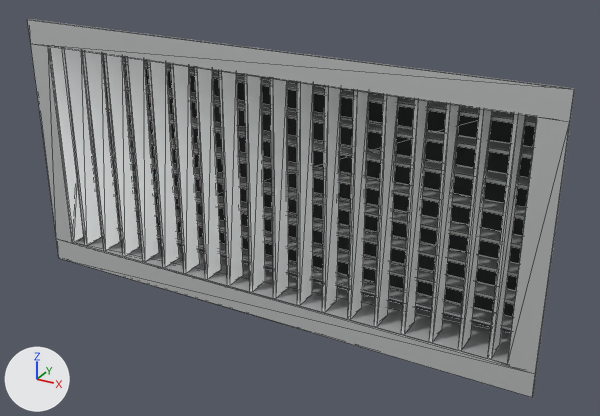
Renders of the glTF model STAIANO-3D/public/models/ecoclima/ebv/ecoclima-ebv-400x200.glb from each side of a commit.
The view is the same before and after, from a 50 mm camera at (0.281, -0.451, 0.221) aimed at (0.02, 0.024, -0.016). Every picture has the same lights, and +X, +Y and +Z are marked at lower left. The picture after the commit comes second. Mesh edges are drawn as thin lines.
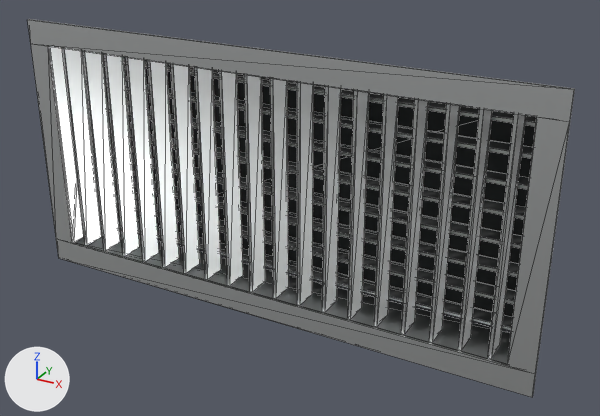
Pixel boxes (x1, y1, x2, y2) of what changed, in the pictures (600 x 416 px):
'Profile_cornice.004', surface changed
    both: (28, 19, 575, 122)
'Profile_cornice.005', surface changed
    both: (56, 239, 536, 397)
'Profile_cornice.007', surface changed
    both: (507, 117, 570, 374)
'Profile_ritorno.005', surface changed
    both: (74, 230, 511, 364)
'Profile_aletta_verticale.024', surface changed (lighter)
    both: (83, 51, 120, 251)
'Profile_aletta_verticale.025', surface changed (lighter)
    both: (104, 54, 139, 256)
'Profile_aletta_verticale.026', surface changed (lighter)
    both: (125, 57, 159, 262)
'Profile_cornice.006', surface changed
    both: (31, 44, 74, 243)
'Profile_aletta_verticale.023', surface changed (lighter)
    both: (62, 48, 102, 245)
'Profile_aletta_verticale.027', surface changed
    both: (148, 61, 179, 267)
'Profile_aletta_verticale.028', surface changed
    both: (171, 64, 200, 273)
'Profile_aletta_verticale.029', surface changed
    both: (194, 67, 221, 279)
'Profile_aletta_verticale.030', surface changed
    both: (219, 71, 243, 285)
'Profile_aletta_verticale.031', surface changed
    both: (244, 74, 265, 292)
'Profile_aletta_verticale.032', surface changed
    both: (270, 78, 289, 298)
'Profile_aletta_verticale.038', surface changed
    both: (429, 104, 460, 342)
'Profile_aletta_verticale.039', surface changed
    both: (458, 109, 492, 350)
'Profile_aletta_verticale.040', surface changed
    both: (488, 114, 526, 358)
'Profile_ritorno.006', surface changed (lighter)
    both: (50, 46, 101, 242)
'Profile_aletta_orizzontale.008', surface changed
    both: (99, 214, 513, 331)
'Profile_aletta_orizzontale.010', surface changed
    both: (95, 173, 519, 277)
'Profile_aletta_orizzontale.009', surface changed
    both: (97, 193, 516, 304)
'Profile_aletta_orizzontale.011', surface changed
    both: (92, 147, 522, 249)
'Profile_aletta_orizzontale.012', surface changed
    both: (90, 126, 526, 219)
'Profile_aletta_orizzontale.013', surface changed
    both: (87, 100, 529, 189)
'Profile_aletta_orizzontale.014', surface changed
    both: (85, 78, 533, 158)
'Profile_aletta_orizzontale.015', surface changed
    both: (82, 51, 536, 126)

What the commit changed:
In material 'Profile metallo' (mat_profile_metallo), metallic goes from 0.55 to 0.95.
In material 'Profile metallo' (mat_profile_metallo), roughness goes from 0.42 to 0.36.
